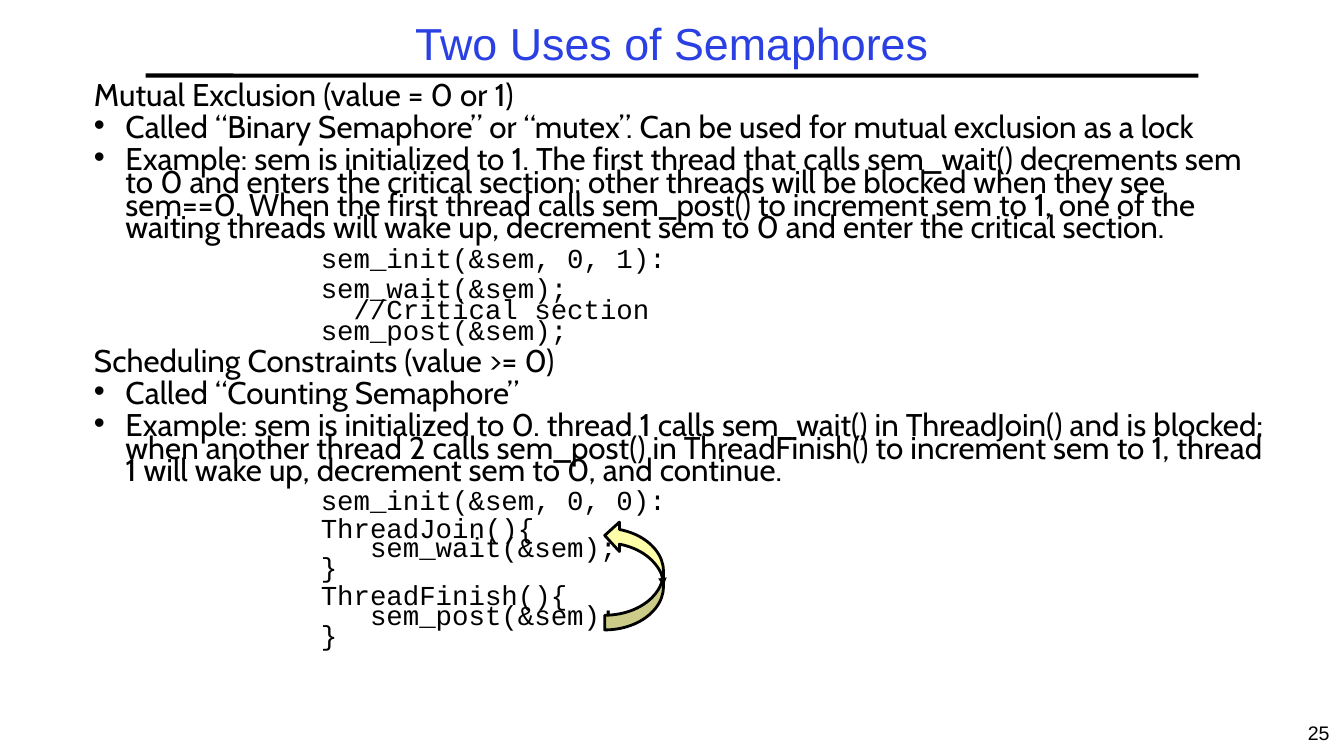
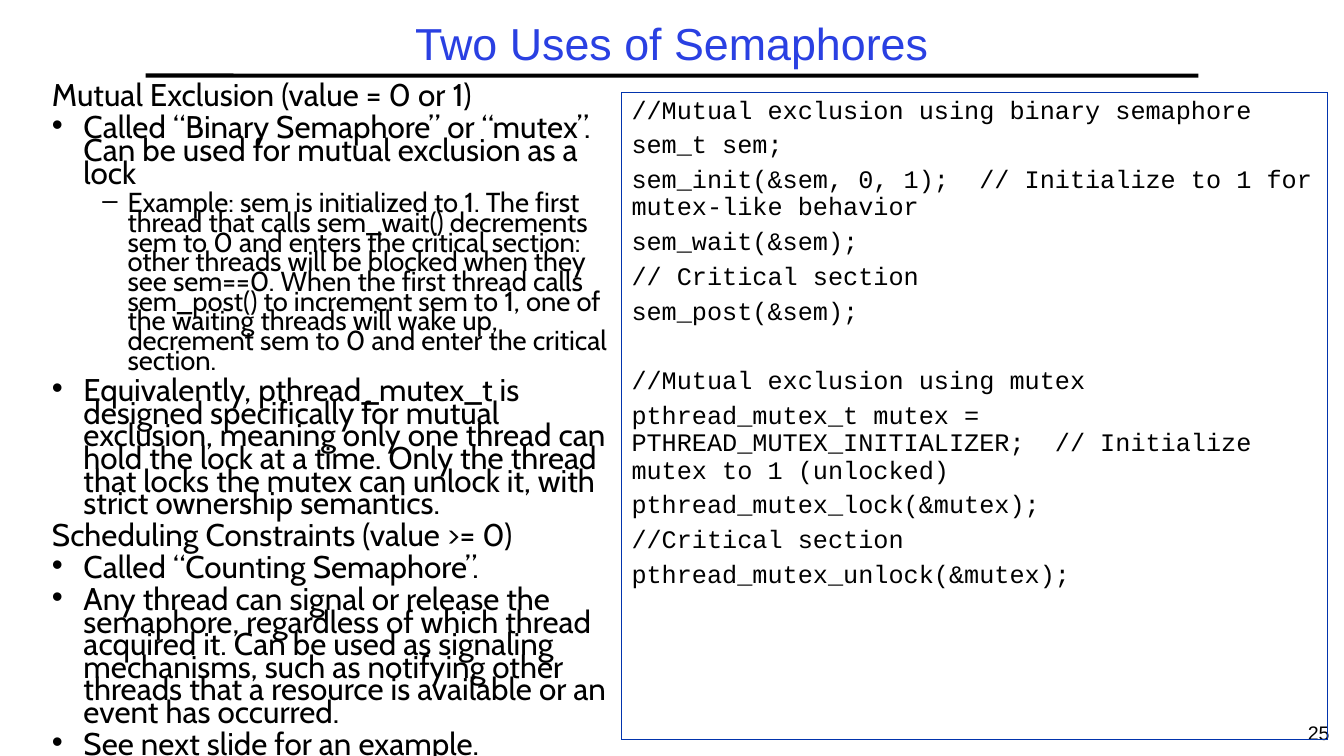
Before and after one commit to guhofstra/CSC256Fa25, a slide deck: slide 25 of PPTs/L3-Synchronization.pptx. Drawn at 1344x756 pixels with LibreOffice and Linux fonts; fonts in the diff are those of the drawing. Boxes give left, top, right and bottom in pixels: in the first picture for what was removed or moved away, otherwise in the second. Text is boxed around its words. In the diff, an @@ line names an element or a change of style, - is before the commit and + after.

```diff
--- a/PPTs/L3-Synchronization.pptx
+++ b/PPTs/L3-Synchronization.pptx
@@ text "Mutual Exclusion (value = 0 ...": place and size @@
-text "Mutual Exclusion (value = 0 ..." at [94,82,1263,632]
+text "Mutual Exclusion (value = 0 ..." at [52,82,607,756]
@@ rectangle added at [622,93,1328,740], outline #0234AD 0.75 pt, 18 pt, text #000000 @@
+//Mutual exclusion using binary semaphore
+sem_t sem;
+sem_init(&sem, 0, 1); // Initialize to 1 for mutex-like behavior
+sem_wait(&sem);
+// Critical section
+sem_post(&sem);
+//Mutual exclusion using mutex
+pthread_mutex_t mutex = PTHREAD_MUTEX_INITIALIZER; // Initialize mutex to 1 (unlocked)
+pthread_mutex_lock(&mutex);
+//Critical section
+pthread_mutex_unlock(&mutex);
@@ text at [128,191,607,371]: size 22.4 to 19.6 pt in "Example: sem is initialized to 1. The ..."; bullet • to –; list level 1 to 2 in "Example: sem is initialized to ..." @@
@@ text at [83,377,606,521]: text changed; size 19.6 to 22.4 pt; font Courier New to Cabin @@
-    sem_init(&sem, 0, 1):
-    sem_wait(&sem);
-    //Critical section
-    sem_post(&sem);
+• Equivalently, pthread_mutex_t is designed specifically for mutual exclusion, meaning only one thread can hold the lock at a time. Only the thread that locks the mutex can unlock it, with strict ownership semantics.
@@ curved right arrow removed at [605,521,663,630] @@
@@ text at [83,551,606,756]: text changed @@
-• Called “Counting Semaphore”
-• Example: sem is initialized to 0. thread 1 calls sem_wait() in ThreadJoin() and is blocked; when another thread 2 calls sem_post() in ThreadFinish() to increment sem to 1, thread 1 will wake up, decrement sem to 0, and continue.
-    sem_init(&sem, 0, 0):
-    ThreadJoin(){
-    sem_wait(&sem);
-    }
-    ThreadFinish(){
-    sem_post(&sem);
-    }
+• Called “Counting Semaphore”.
+• Any thread can signal or release the semaphore, regardless of which thread acquired it. Can be used as signaling mechanisms, such as notifying other threads that a resource is available or an event has occurred.
+• See next slide for an example.
```
Also in this commit, not shown: 13 other slides changed, 5 slides added, 2 slides removed, 8 other files.
